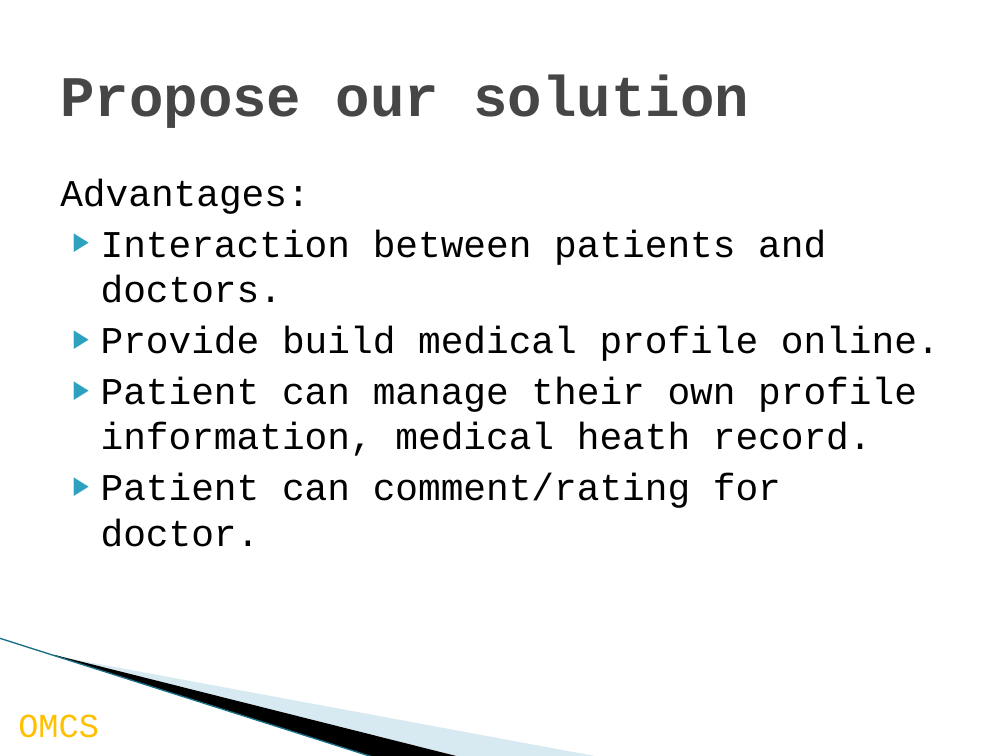
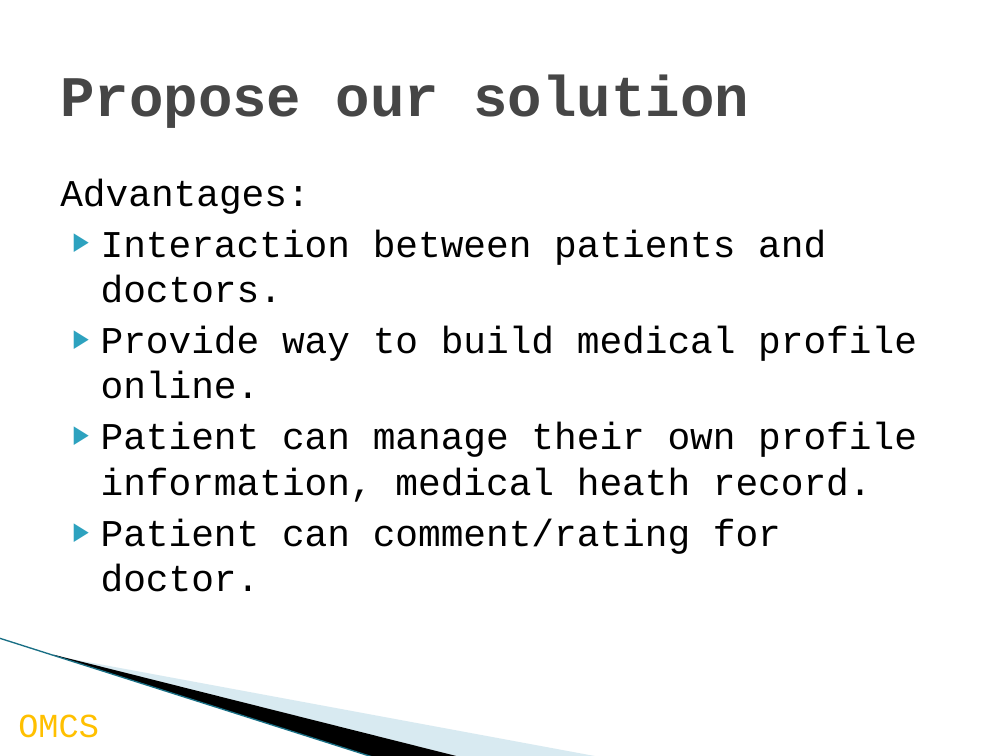
Before and after one commit to palaniellappank/online-medical-consultant-system, a slide deck: slide 11 of Document/OMCS_Slide.pptx. Drawn at 1008x756 pixels with LibreOffice and Linux fonts; fonts in the diff are those of the drawing; background and template pictures are left out. Boxes give left, top, right and bottom in pixels: in the first picture for what was removed or moved away, otherwise in the second. Text is boxed around its words. In the diff, an @@ line names an element or a change of style, - is before the commit and + after.

```diff
--- a/Document/OMCS_Slide.pptx
+++ b/Document/OMCS_Slide.pptx
@@ text at [101,326,917,399]: text changed @@
-▶ Provide build medical profile online.
+▶ Provide way to build medical profile online.
```
Also in this commit, not shown: 2 other slides changed, 2 other files.
